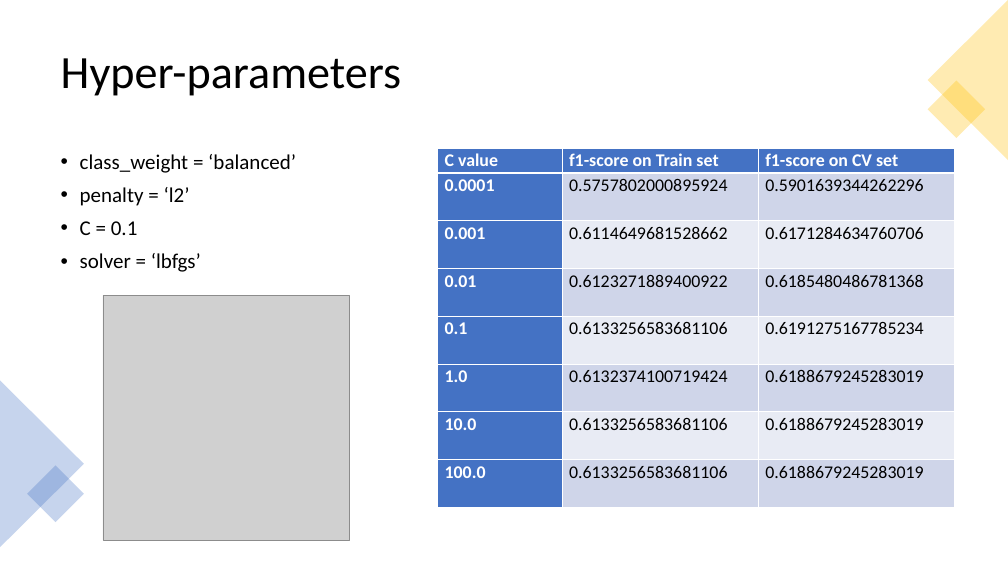
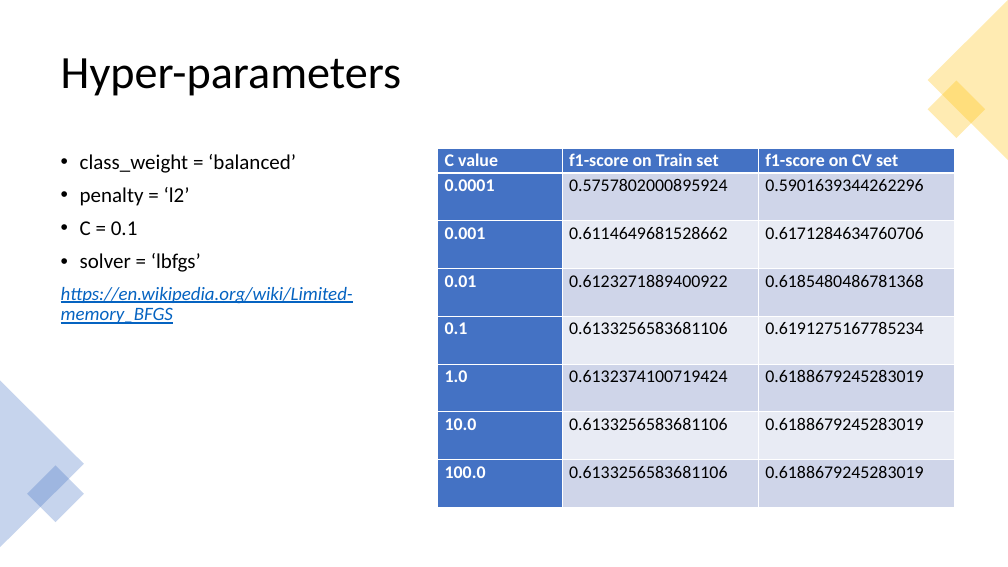
Before and after one commit to scinerd68/JobChangePrediction, a slide deck: slide 10 of Team3 ML Slides.pptx (slide 11 before the commit). Drawn at 1008x567 pixels with LibreOffice and Linux fonts; fonts in the diff are those of the drawing; grey boxes stand for pictures. Boxes give left, top, right and bottom in pixels: in the first picture for what was removed or moved away, otherwise in the second. Text is boxed around its words. In the diff, an @@ line names an element or a change of style, - is before the commit and + after.

```diff
--- a/Team3 ML Slides.pptx
+++ b/Team3 ML Slides.pptx
@@ text at (61,287,353,324): paragraph added @@
+https://en.wikipedia.org/wiki/Limited-memory_BFGS
@@ picture removed at (103,296,349,541) @@
```
Also in this commit, not shown: 5 other slides changed, 1 slide added, 3 slides removed.
